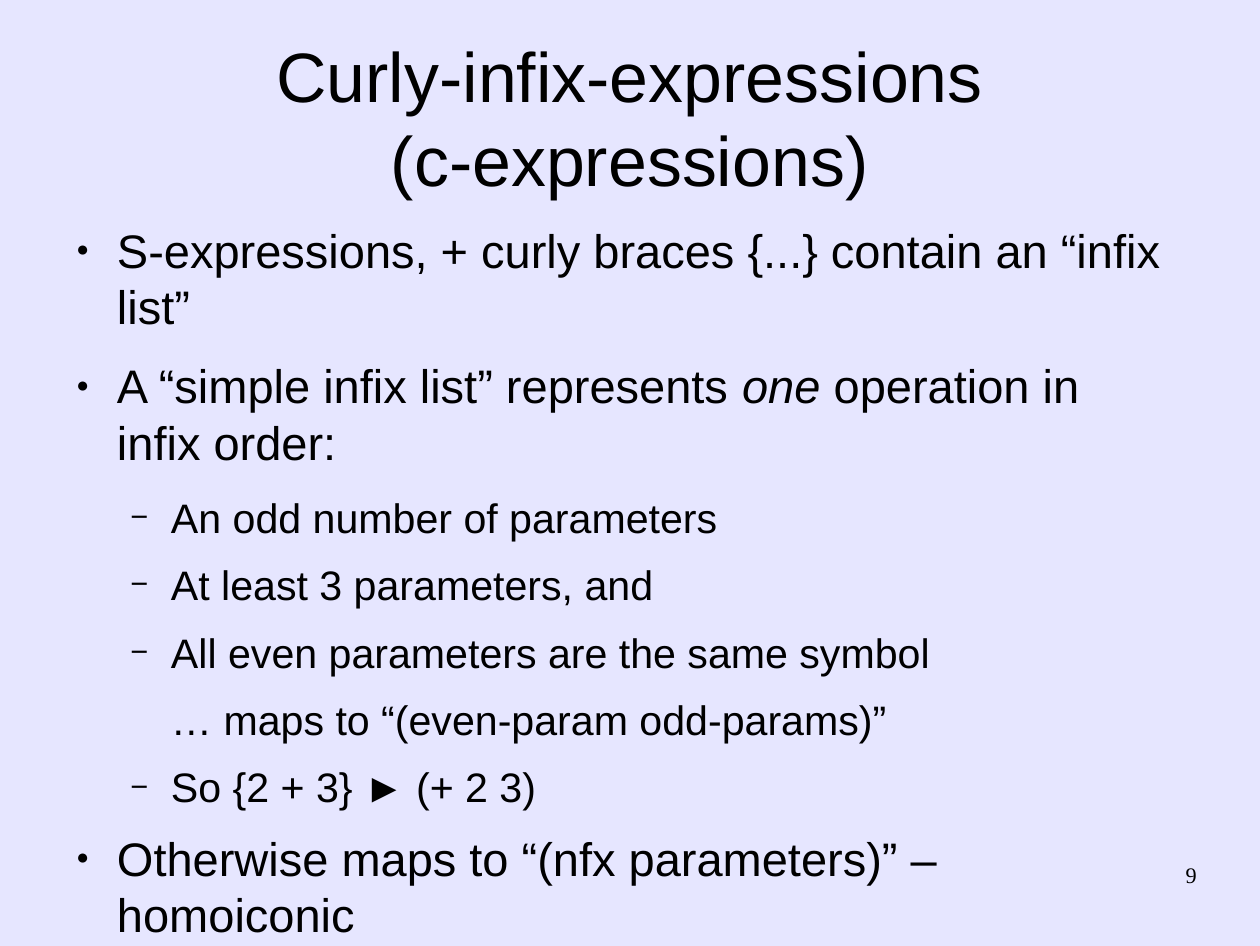
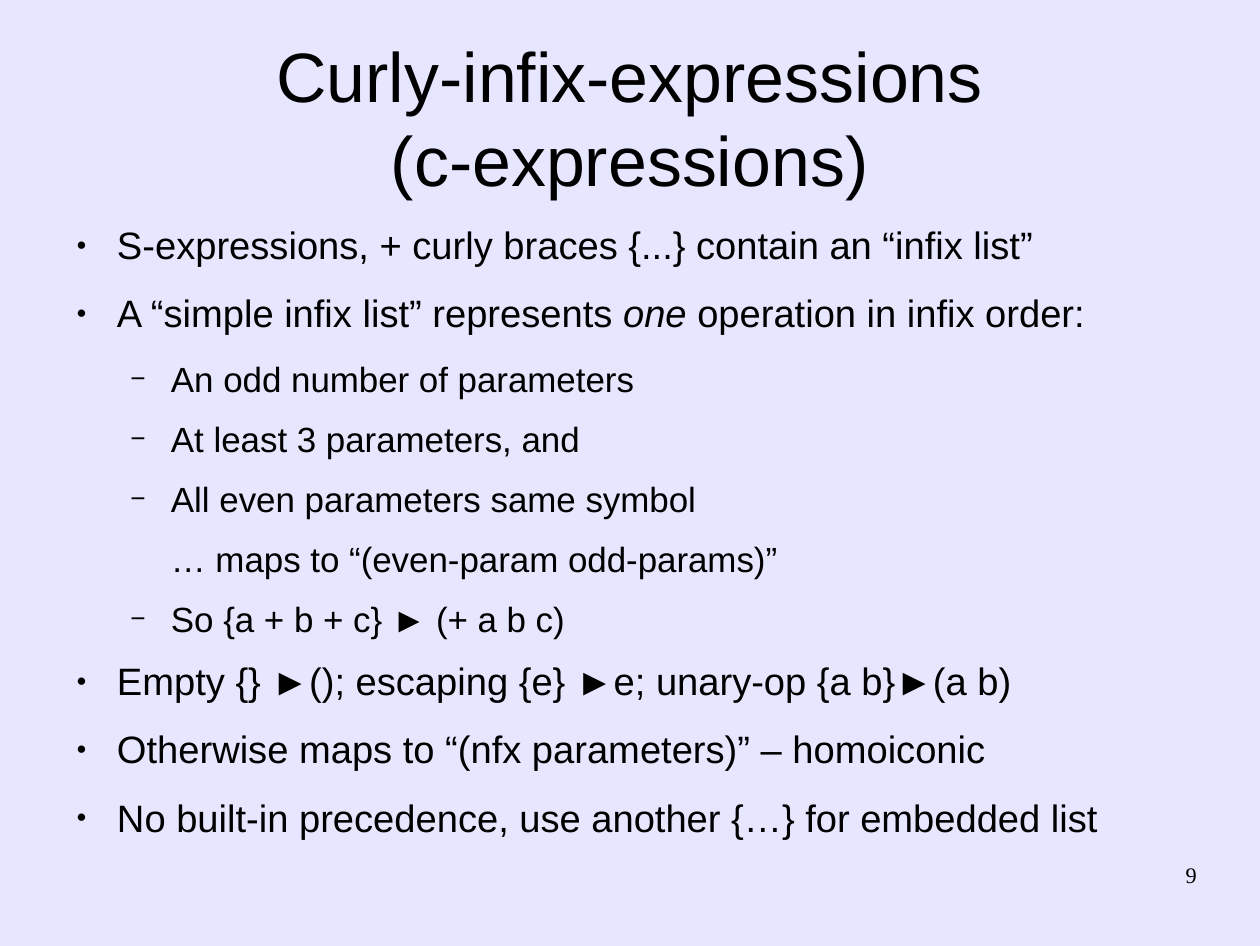
Before and after one commit to martin12333/Readable-Lisp-S-expressions, a slide deck: slide 9 of readable-s-expressions.odp. Drawn at 1260x946 pixels with LibreOffice and Linux fonts; fonts in the diff are those of the drawing. Boxes give left, top, right and bottom in pixels: in the first picture for what was removed or moved away, otherwise in the second. Text is boxed around its words. In the diff, an @@ line names an element or a change of style, - is before the commit and + after.

Commit message:
readable-s-expressions.odp: Update presentation for version 0.5 semantics.

```diff
--- a/readable-s-expressions.odp
+++ b/readable-s-expressions.odp
@@ text at (117, 231, 1098, 840): size 29.6 to 24 pt in "S-expressions, + curly braces {...} contain an ...", "A “simple infix list” represents one operation ...", "Otherwise maps to “(nfx parameters)” – homoiconic", "No built-in precedence, use another {…} for ..."; size 25.9 to 22 pt in "An odd number of parameters", "At least 3 parameters, and", "… maps to “(even-param odd-params)”" @@
@@ text at (171, 486, 696, 519): text changed; size 25.9 to 22 pt @@
-  − All even parameters are the same symbol
+  − All even parameters same symbol
@@ text at (117, 606, 1011, 703): text changed; size 25.9 to 24 pt @@
-  − So {2 + 3} ► (+ 2 3)
+  − So {a + b + c} ► (+ a b c)
+● Empty {} ►(); escaping {e} ►e; unary-op {a b}►(a b)
```
Also in this commit, not shown: 4 other slides changed.
